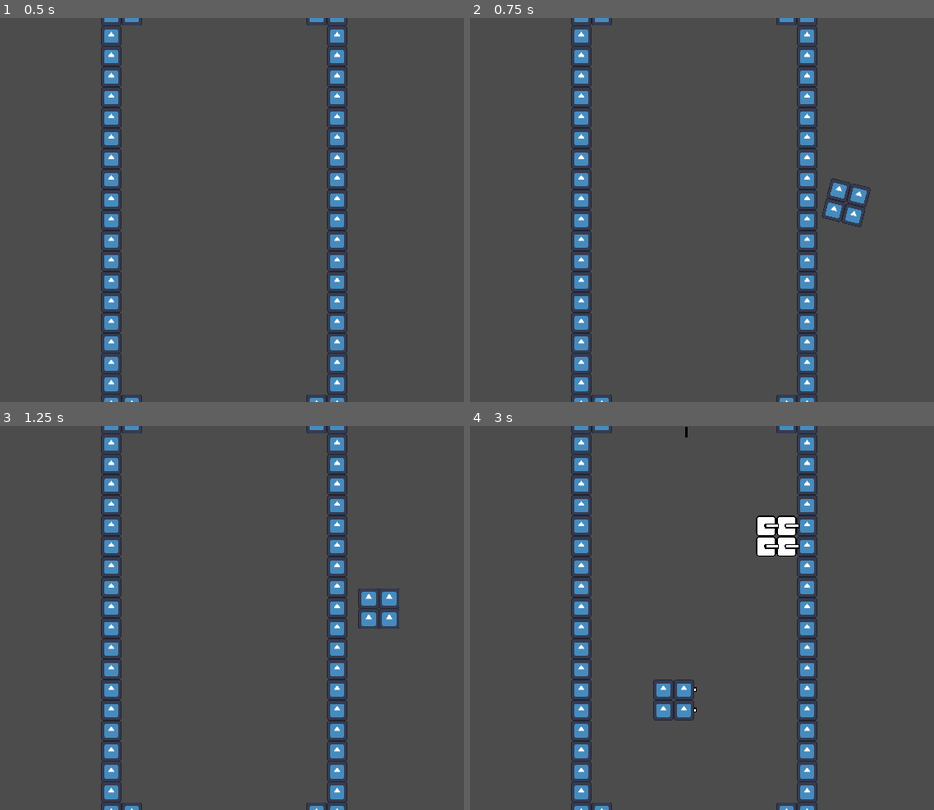
Above: before the commit, frames 1-4 (two rows, left to right).
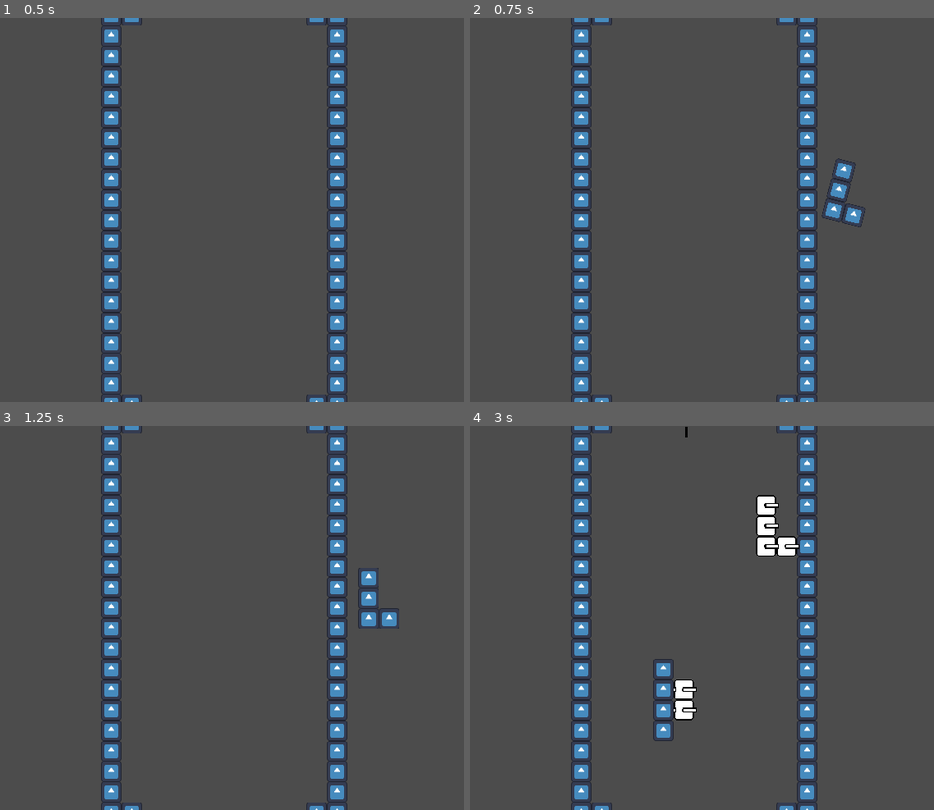
Above: after the commit, the same moments.

Repository: kennethbchen/Polyomino-Tower-Defense
Game: Godot game, scene res://Game.tscn
Two runs of this game, one before a commit and one after it. Both use one fixed random seed, a clock stepped at 60 frames per second and the inputs below. The engine's default icon, where the game draws it, is replaced by a stand-in: a white triangle on a blue panel in a dark square.
Inputs (mouse positions are in pixels of both pictures, inside the frame that each line leads up to):
- Up to frame 1 (0.5 s): no input
- Up to frame 2 (0.75 s): tap Enter at 0.5 s; move the mouse to (836, 190) at 0.52 s; click (836, 190) at 0.67 s
- Up to frame 3 (1.25 s): tap Space at 0.77 s
- Up to frame 4 (3 s): move the mouse to (562, 637) at 1.27 s; click (562, 637) at 1.42 s; tap Space at 1.52 s; move the mouse to (757, 533) at 2.02 s; click (757, 533) at 2.17 s; move the mouse to (660, 694) at 2.77 s; click (660, 694) at 2.92 s

Frame 1 is identical in both runs. In frame 2, 0.3% of the frame differs, in the area x 78-87%, y 36-50%; in frame 3, 0.3%; in frame 4, 1.2%, in the area x 39-71%, y 17-83%.

Commit message:
Implemented block queue

Diff:
--- a/Scripts/Game.gd
+++ b/Scripts/Game.gd
@@ -28,20 +28,29 @@
 
 	root = get_tree().root
 
-	current_block = load("res://Scenes/Blocks/OPiece.tscn").instance()
 
 	current_tower = load("res://Scenes/Tower.tscn")
 
-	current_block.init(current_tower)
+	current_block = _get_next_block()
 
 	temp_enemy = load("res://Scenes/Enemy.tscn")
 
-	cursor.add_child(current_block)
 
 
 
 func _process(delta):
 	pass
+
+func _get_next_block():
+
+	# Clear the existing current block
+	if current_block != null:
+		current_block.queue_free()
+
+	var output = block_queue.pop_next_block().instance()
+	output.init(current_tower)
+	cursor.add_child(output)
+	return output
 
 func _input(event):
 
@@ -104,7 +113,7 @@
 				add_child(new_tower)
 				new_tower.init(board.quantize_position(pos) + cell_offset, board)
 
-
+			current_block = _get_next_block()
 
 
 
